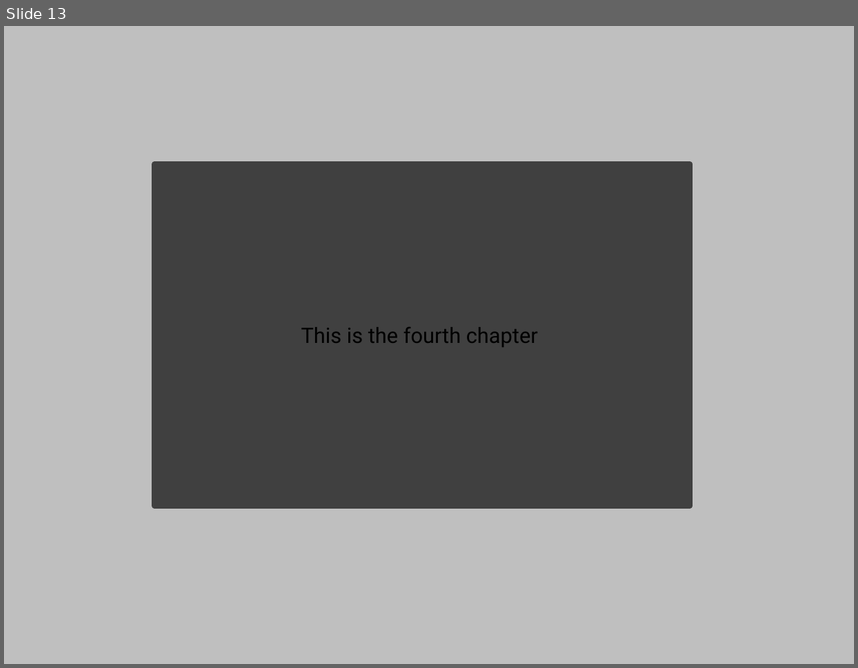
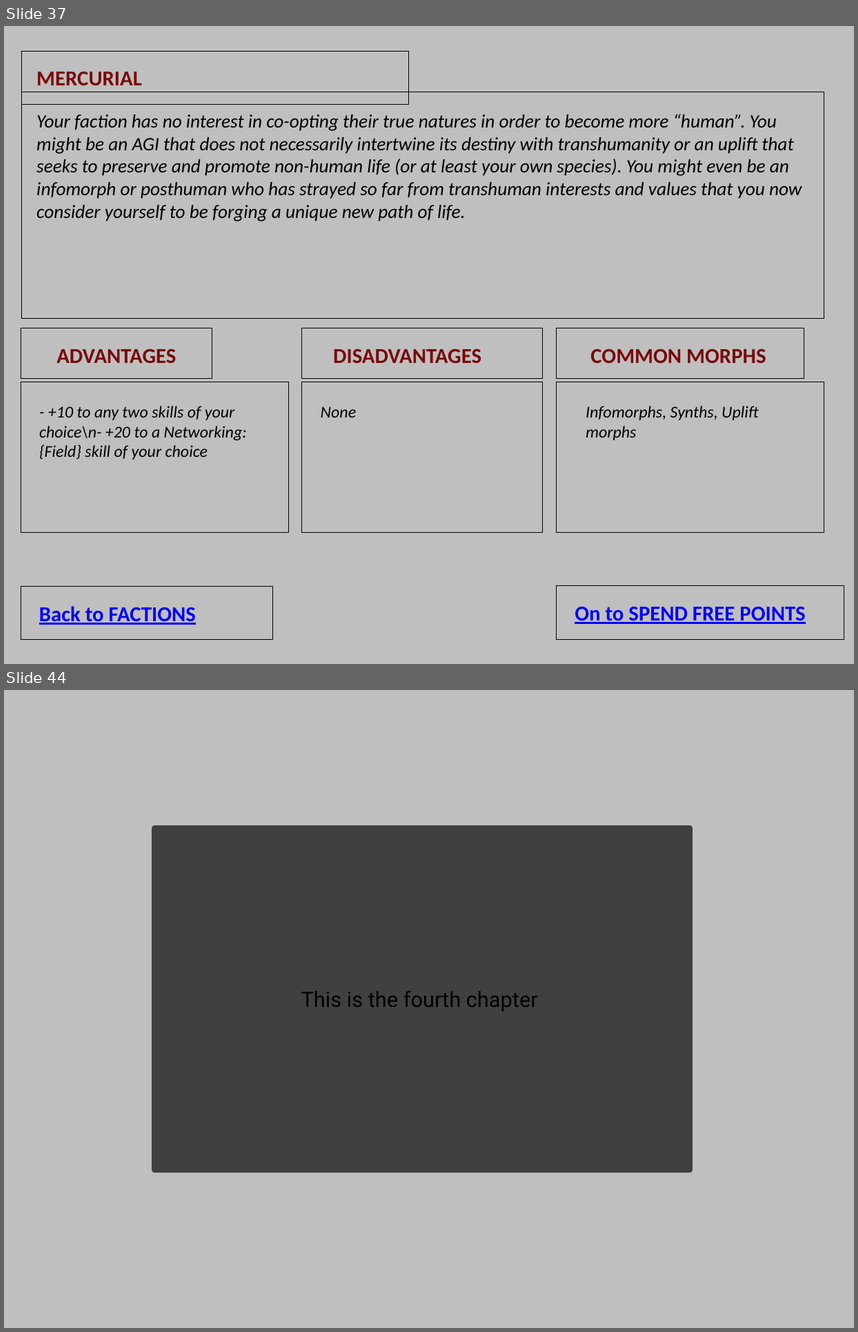
Before and after one commit to D6Digital/SWENGFrame, a slide deck: github resources/EclipsePhase.pptm. Shown one above the other, each under a label of ours: slide 13 before the commit, slides 37 and 44 after it; the slides between them are not shown. The pictures are 858x668 and 858x1332 pixels, drawn with LibreOffice and Linux fonts; fonts in the diff are those of the drawing. Boxes give left, top, right and bottom in pixels: in the first picture for what was removed or moved away, otherwise in the second. Text is boxed around its words. In the diff, an @@ line names an element or a change of style, - is before the commit and + after.

```diff
--- a/github resources/EclipsePhase.pptm
+++ b/github resources/EclipsePhase.pptm
@@ slide 37 added at (x1=4, y1=26, x2=854, y2=664), background #BFBFBF @@
@@ rectangle added at (x1=22, y1=51, x2=410, y2=104), outline #000000 0.75 pt @@
@@ text added at (x1=36, y1=72, x2=142, y2=85), 18 pt, text #790909, bold @@
+MERCURIAL
@@ rectangle added at (x1=22, y1=92, x2=824, y2=319), outline #000000 0.75 pt @@
@@ text added at (x1=36, y1=114, x2=802, y2=221), 16 pt, text #000000, italic @@
+Your faction has no interest in co-opting their true natures in order to become more “human”. You might be an AGI that does not necessarily intertwine its destiny with transhumanity or an uplift that seeks to preserve and promote non-human life (or at least your own species). You might even be an infomorph or posthuman who has strayed so far from transhuman interests and values that you now consider yourself to be forging a unique new path of life.
@@ rectangle added at (x1=21, y1=329, x2=212, y2=379), outline #000000 0.75 pt @@
@@ rectangle added at (x1=301, y1=329, x2=542, y2=379), outline #000000 0.75 pt @@
@@ rectangle added at (x1=557, y1=329, x2=804, y2=379), outline #000000 0.75 pt @@
@@ text added at (x1=56, y1=349, x2=176, y2=363), 18 pt, text #790909, bold @@
+ADVANTAGES
@@ text added at (x1=333, y1=349, x2=481, y2=363), 18 pt, text #790909, bold @@
+DISADVANTAGES
@@ text added at (x1=590, y1=349, x2=766, y2=363), 18 pt, text #790909, bold @@
+COMMON MORPHS
@@ rectangle added at (x1=21, y1=382, x2=289, y2=532), outline #000000 0.75 pt @@
@@ rectangle added at (x1=301, y1=382, x2=542, y2=532), outline #000000 0.75 pt @@
@@ rectangle added at (x1=557, y1=382, x2=824, y2=532), outline #000000 0.75 pt @@
@@ text added at (x1=39, y1=405, x2=247, y2=459), 14 pt, text #000000, italic @@
+- +10 to any two skills of your choice\n- +20 to a Networking: {Field} skill of your choice
@@ text added at (x1=321, y1=406, x2=357, y2=417), 14 pt, text #000000, italic @@
+None
@@ text added at (x1=586, y1=405, x2=758, y2=440), 14 pt, text #000000, italic @@
+Infomorphs, Synths, Uplift morphs
@@ rectangle added at (x1=21, y1=586, x2=274, y2=639), outline #000000 0.75 pt @@
@@ rectangle added at (x1=557, y1=586, x2=844, y2=639), outline #000000 0.75 pt @@
@@ text added at (x1=39, y1=606, x2=196, y2=624), 18 pt, text #0000FF, bold, underline @@
+Back to FACTIONS
@@ text added at (x1=575, y1=606, x2=805, y2=624), 18 pt, text #0000FF, bold, underline @@
+On to SPEND FREE POINTS
@@ what was slide 13 is now slide 44 @@
```
Also in this commit, not shown: 2 slides changed, 32 other slides added, 2 slides removed, 4 other files.
